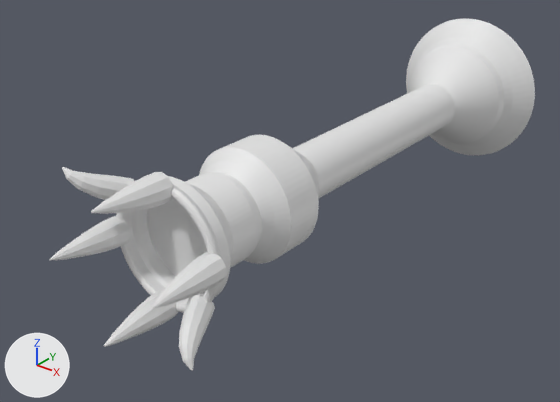
The OBJ model landstalker/data/proxies/brazier_62_3.obj as it was, and as the next commit left it.
Camera for both pictures: a 50 mm lens placed at (771.5, -189.6, 344.4), pointed at (725.7, -132.5, 309.0). Every picture has the same lights, and +X, +Y and +Z are marked at lower left. The older version comes first. Where no turn or scale is listed for an object, it has been applied to the vertices.

In view in the first picture: 'brazier_62_3'.
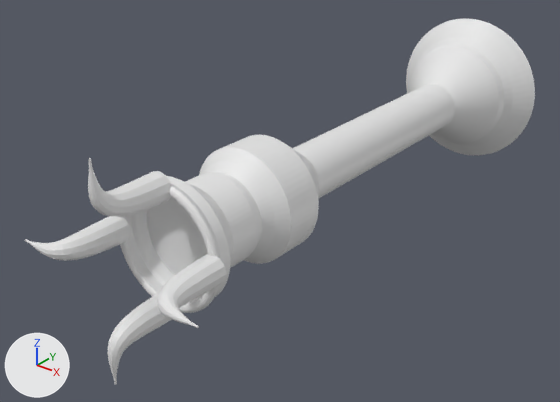
Pixel boxes (x1, y1, x2, y2) of what changed, in the pictures (560 x 402 px):
'brazier_62_3', reshaped: before (50, 19, 535, 371); after (25, 19, 535, 385)
part 1 of me_brazier_62_3, rebuilt (7% narrower, 32% taller): before (152, 252, 227, 308); after (157, 254, 227, 328)
part 2 of me_brazier_62_3, rebuilt (32% wider): before (50, 216, 130, 261); after (25, 216, 131, 261)
part 3 of me_brazier_62_3, rebuilt: before (104, 290, 178, 347); after (108, 292, 171, 385)
part 4 of me_brazier_62_3, deleted: before (179, 296, 215, 371)
part 5 of me_brazier_62_3, reshaped: before (62, 167, 173, 214); after (88, 158, 171, 217)

The change in detail:
me_brazier_62_3 is used by ob_brazier_62_3; location (0.0, 0.0, 0.0).
me_brazier_62_3 had 2654 vertices, 2764 faces and spanned x 719.8..738.2, y -158.7..-96.0, z 303.8..322.2.
me_brazier_62_3 now has 3066 vertices, 3168 faces and spans x 719.0..739.0, y -158.5..-96.0, z 303.0..323.0.
me_brazier_62_3 part 1: the loose piece of 72 vertices spanning x 733.3..735.8, y -158.7..-151.7, z 311.9..314.5 is rebuilt with 206 vertices and now spans x 733.2..739.0, y -158.5..-151.7, z 311.7..314.3.
me_brazier_62_3 part 2: the loose piece of 72 vertices spanning x 722.2..724.7, y -158.7..-151.7, z 311.5..314.1 is rebuilt with 206 vertices and now spans x 719.0..724.8, y -158.5..-151.7, z 311.7..314.3.
me_brazier_62_3 part 3: the loose piece of 72 vertices spanning x 727.6..730.0, y -158.7..-151.7, z 306.1..308.8 is rebuilt with 206 vertices and now spans x 727.7..730.3, y -158.5..-151.7, z 303.0..308.8.
me_brazier_62_3 part 4: the loose piece of 62 vertices spanning x 731.9..735.8, y -156.1..-151.1, z 306.2..310.1 is deleted.
Part 5, on me_brazier_62_3:
73 vertices are removed from x 725.1..730.4, y -158.7..-151.7, z 316.9..319.9.
96 faces are deleted.
61 vertices move from x 722.2..726.1, y -156.1..-151.1, z 315.9..319.8 to x 728.4..729.6, y -158.5..-157.5, z 319.9..323.0.
126 vertices are added at x 727.7..730.3, y -158.4..-151.7, z 317.2..323.0.
7 new vertices lie (0.0, 0.9, 0.0) away from vertices in x 727.7..730.3, y -153.7, z 317.9..319.8.
7 new vertices lie (0.0, 0.7, 0.0) away from vertices in x 727.8..730.2, y -155.3..-155.2, z 318.6..319.8.
5 new vertices lie (0.0, 0.8, -0.1) away from vertices in x 728.0..730.0, y -155.4, z 317.5..318.1.
162 new faces join them.
